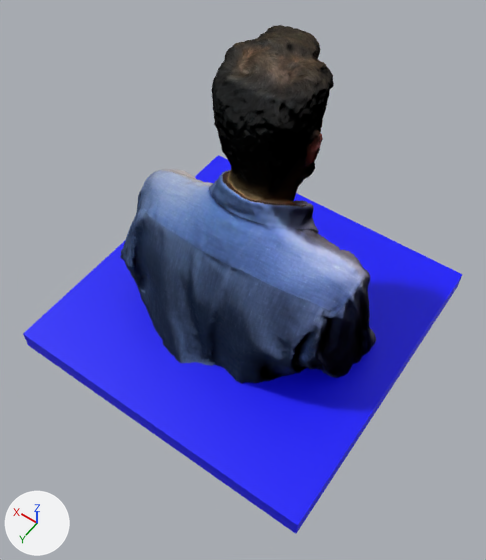
What one commit did to the glTF model assets/busto emilio.gltf.
The view is the same before and after, from a camera (50 mm lens) standing at (-42.9, 62.4, 108.1) and looking at (-3.7, 7.5, 22.0). Arrows for +X, +Y and +Z are at lower left; the lights stay in place. Where no turn or scale is listed for an object, it has been applied to the vertices.

The scene before the commit, as lines of its bpy script (objects in view):
```python
me_cube_006 = bpy.data.meshes.new('Cube.006')
me_cube_006.from_pydata(...)  # a box spanning x -30.0..30.0, y -30.0..30.0, z -22.3..-18.3
me_cube_006.materials.append(mat_material_001)  # blue #0000ff
me_object_1_005 = bpy.data.meshes.new('object_1.005')
me_object_1_005.from_pydata(...)  # 18506 vertices, 37008 faces; spans x -24.0..23.4, y -16.4..18.1, z -18.4..34.3
me_object_1_005.materials.append(mat_textured_0_003)  # picture img_textured_0_uo1vyan3_copia
ob_cube_004 = bpy.data.objects.new('Cube.004', me_cube_006)
ob_cube_004.location = (0.0, 0.0, 22.5)
ob_object_1_004 = bpy.data.objects.new('object_1.004', me_object_1_005)
ob_object_1_004.location = (0.0, 0.0, 22.5)
```
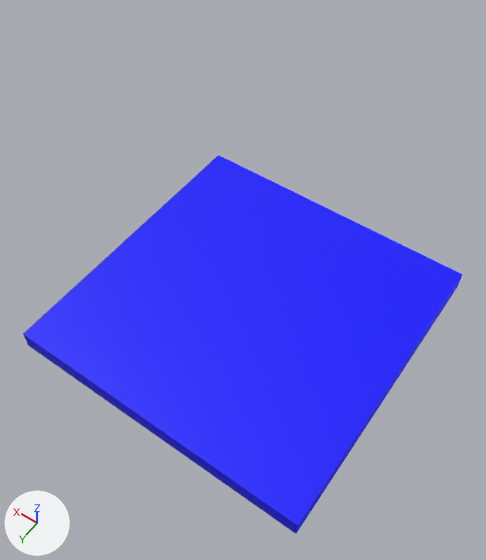
The newer file is also turned or shifted as a whole; pictures and numbers use the older file's frame.

The change in detail:
Object 'object_1.004' (ob_object_1_004) is deleted.

Changed parts and their boxes [x1, y1, x2, y2] in the pictures (486 x 560 px):
'object_1.004', deleted
    before: [120, 25, 376, 384]
